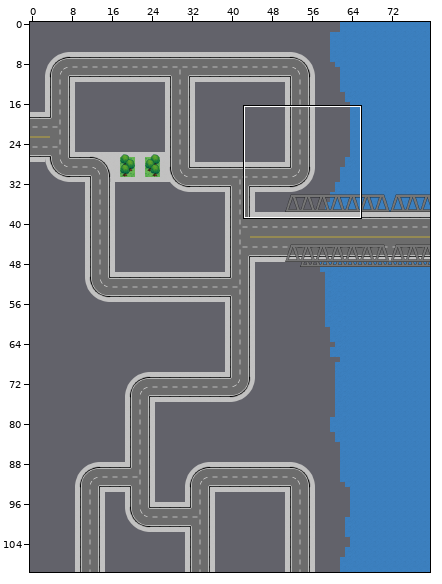
Tiled map: Frund/Tiled/Nivel4.tmx. The picture above shows the old version from afar; the outline marks the close-up.
Close-up. Before the commit:
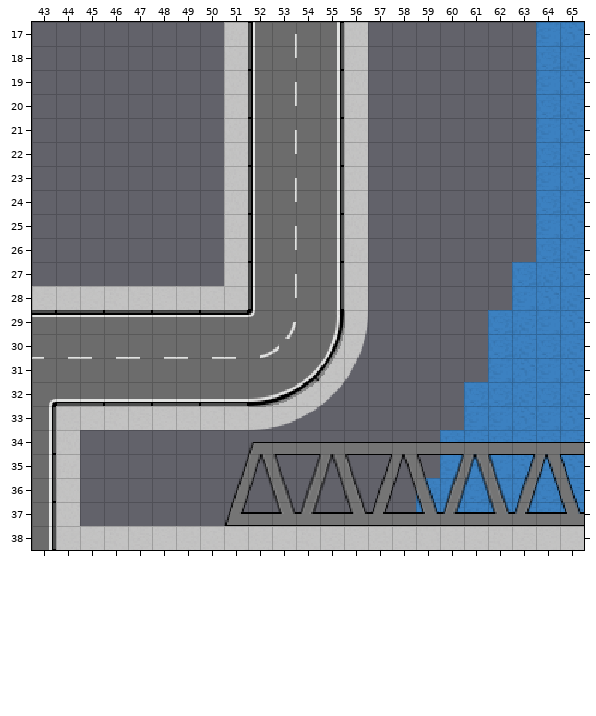
Cells are 16x16 px. Shown: x 43..65, y 17..38. The commit also changed other parts of the map, which this record leaves out.
After the commit:
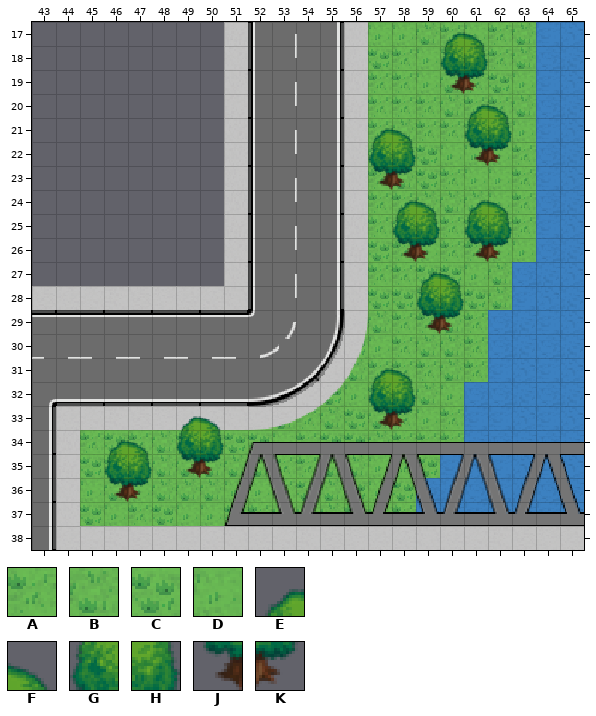
Key: from "Tileset Nivel 2": A 1321, B 1322, C 1358, D 1359; from "plant repack Noche": E 66, F 67, G 92, H 93, J 118, K 119.
_ is an empty cell.
Edits made:
Layer "Piso (T)":
The edit adds tile A in row 17 at x 60 and 62; in row 18 at x 58 and 61 to 62; in row 19 at x 57 to 58 and 61; in row 20 at x 57 to 59 and 61 to 62; in row 21 at x 57 and 59 to 61; in row 22 at x 63.
The edit adds tile A in row 23 at x 57, 60 and 63; in row 24 at x 57 to 58 and 63; in row 25 at x 57 and 60 to 63; in row 26 at x 58 and 60 to 61; in row 27 at x 57 to 58; in row 29 at x 56, 58 to 59 and 61.
The edit adds tile A in row 30 at x 58 and 61; in row 31 at x 57 to 59 and 61; in row 32 at x 57; in row 33 at x 52, 54, 58 and 60; in row 34 at x 45, 47, 54 and 58 to 60; in row 35 at x 53 to 54 and 58.
The edit adds tile A in row 36 at x 53; in row 37 at x 47, 52, 56 and 58.
The edit adds tile B in row 17 at x 59 and 63; in row 18 at x 63; in row 19 at x 60; in row 20 at x 60 and 63; in row 21 at x 58; in row 22 at x 57 to 58.
The edit adds tile B in row 23 at x 58; in row 24 at x 59 to 61; in row 25 at x 58; in rows 27 to 28 at x 62; in row 29 at x 57 and 60; in row 30 at x 59 to 60.
The edit adds tile B in row 31 at x 56 and 60; in row 32 at x 59; in row 33 at x 53, 55 and 57; in row 34 at x 48 and 57; in row 35 at x 47 to 52 and 55 to 56; in row 36 at x 46, 48 to 50 and 55.
The edit adds tile B in row 37 at x 53 to 55 and 57.
The edit adds tile C in row 18 at x 57; in row 19 at x 62; in row 21 at x 62; in rows 22 to 23 at x 59; in row 26 at x 57; in row 27 at x 59 to 60.
The edit adds tile C in row 28 at x 57 to 58 and 61; in row 30 at x 56; in row 32 at x 55; in row 33 at x 56; in row 34 at x 46, 49 to 52 and 55 to 56; in row 35 at x 45 to 46 and 59.
The edit adds tile C in row 36 at x 54, 56 and 58; in row 37 at x 45, 48 and 51.
The edit adds tile D in row 17 at x 57 to 58 and 61; in row 18 at x 59 to 60; in row 19 at x 59 and 63; in row 21 at x 63; in row 22 at x 60 to 62; in row 23 at x 61 to 62.
The edit adds tile D in row 24 at x 62; in row 25 at x 59; in row 26 at x 59 and 62 to 63; in row 27 at x 61; in row 28 at x 59 to 60; in row 30 at x 57.
The edit adds tile D in row 32 at x 56, 58 and 60; in row 33 at x 59; in row 34 at x 53; in row 35 at x 57; in row 36 at x 45, 47, 51 to 52 and 57; in row 37 at x 46 and 49 to 50.
Layer "Arboles 3 (No T)":
The edit adds tile E in row 17 at x 60; in row 20 at x 61; in row 21 at x 57; in row 24 at x 58 and 61; in row 27 at x 59; in row 31 at x 57.
The edit adds tile E in row 33 at x 49; in row 34 at x 46.
The edit adds tile F in row 17 at x 61; in row 20 at x 62; in row 21 at x 58; in row 24 at x 59 and 62; in row 27 at x 60; in row 31 at x 58.
The edit adds tile F in row 33 at x 50; in row 34 at x 47.
The edit adds tile G in row 18 at x 60; in row 21 at x 61; in row 22 at x 57; in row 25 at x 58 and 61; in row 28 at x 59; in row 32 at x 57.
The edit adds tile G in row 34 at x 49; in row 35 at x 46.
The edit adds tile H in row 18 at x 61; in row 21 at x 62; in row 22 at x 58; in row 25 at x 59 and 62; in row 28 at x 60; in row 32 at x 58.
The edit adds tile H in row 34 at x 50; in row 35 at x 47.
The edit adds tile J in row 19 at x 60; in row 22 at x 61; in row 23 at x 57; in row 26 at x 58 and 61; in row 29 at x 59; in row 33 at x 57.
The edit adds tile J in row 35 at x 49; in row 36 at x 46.
The edit adds tile K in row 19 at x 61; in row 22 at x 62; in row 23 at x 58; in row 26 at x 59 and 62; in row 29 at x 60; in row 33 at x 58.
The edit adds tile K in row 35 at x 50; in row 36 at x 47.
